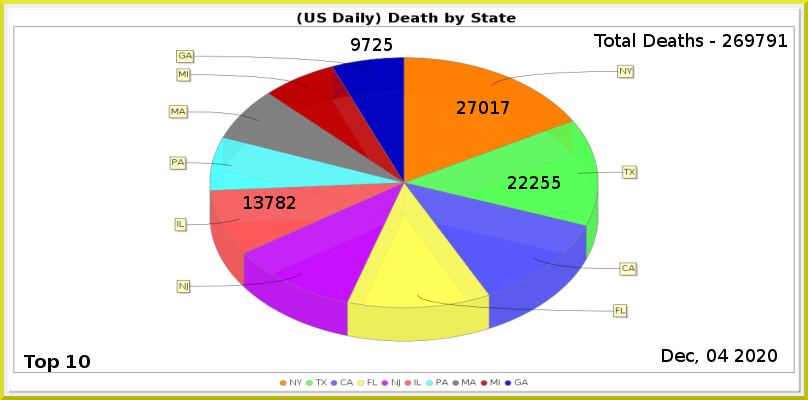
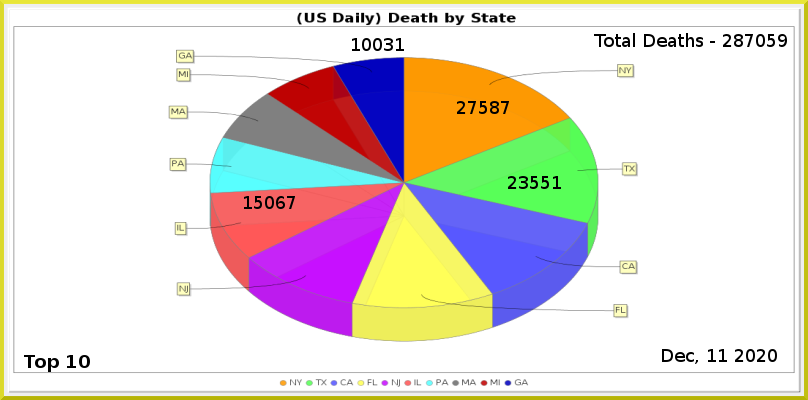
Comparing the layer stacks of the two 808px x 400px images. Changes:
painted on "Least" over [351, 38, 404, 51]
painted on "6" over [254, 196, 296, 209]
painted on "2" over [519, 176, 561, 189]
painted on "1" over [479, 101, 499, 114]
renamed "Total Deaths - 269791" to "Total Deaths - 287059", painted on it over [734, 34, 787, 47]
painted on "Current Date" over [707, 349, 728, 362]
painted on "Death_by_State.png" over [168, 49, 639, 386]
